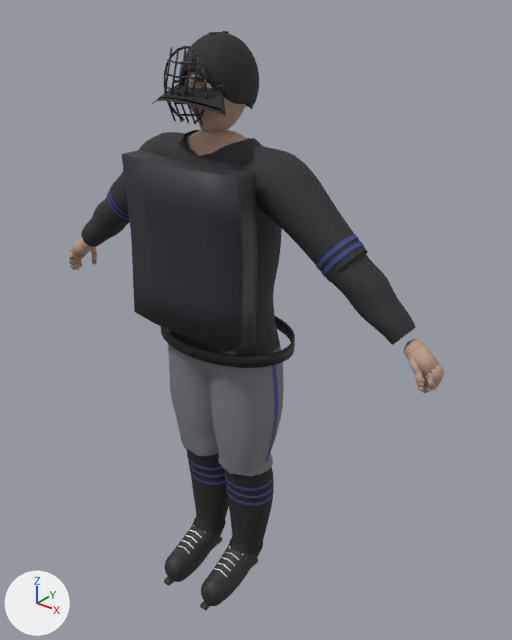
What one commit did to the glTF model assets/optimized/players/player_umpire.glb.
The view is the same before and after, from a 50 mm camera at (1.362, -1.539, 2.0) aimed at (0.075, 0.07, 1.003). Every picture has the same lights, and +X, +Y and +Z are marked at lower left. The first picture is the older version. Vertices at exactly the same position are counted once.

The first picture shows 'Cleats', 'Gear_Belt', 'Gear_Cap', 'Gear_CatcherMask', 'Gear_ChestProtector', 'Gear_Piping', 'Hand_L', 'Hand_R', 'Head', 'Jersey', 'Pants', 'Socks', 'Undershirt' and 3 more.
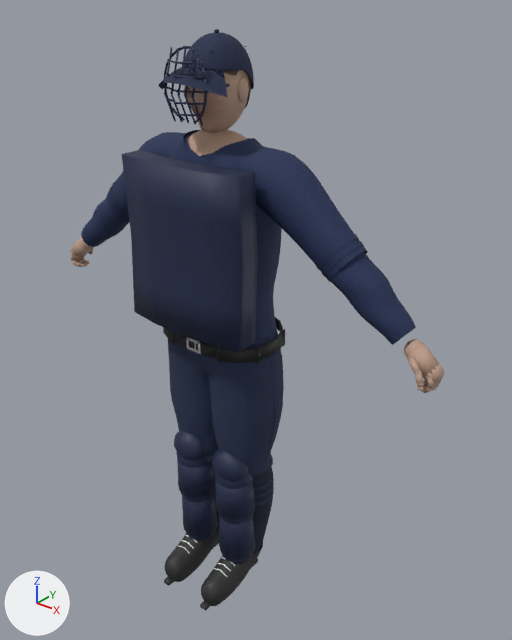
Pixel boxes (x1, y1, x2, y2) of what changed, in the pictures (512 x 640 px; the box of a moved part takes in the faces that stretch with it):
'Gear_ChestProtector', surface changed
    both: (122, 150, 258, 351)
'Jersey', surface changed
    both: (106, 132, 368, 349)
'Pants', surface changed (grey to blue)
    both: (168, 344, 284, 476)
'Undershirt', surface changed
    both: (81, 133, 416, 345)
'Gear_Cap', surface changed, reshaped (11% narrower, 20% shorter)
    before: (152, 31, 259, 116)
    after: (159, 29, 254, 97)
'Gear_ShinGuard_L', added (blue)
    after: (212, 449, 255, 564)
'Gear_ShinGuard_R', added (blue)
    after: (174, 430, 218, 541)
'Gear_Belt', reshaped (9% narrower, 11% shorter)
    before: (161, 315, 295, 368)
    after: (163, 317, 285, 364)
'Gear_Piping', surface changed, recoloured
    both: (107, 183, 364, 506)
'Gear_CatcherMask', surface changed
    both: (164, 46, 208, 119)
'Hand_R', reshaped (17% narrower, 9% shorter)
    before: (69, 237, 97, 270)
    after: (70, 237, 93, 267)
'Gear_BeltBuckle', added
    after: (186, 337, 201, 354)
part 1 of me_g_011, moved or reshaped (not visible afterwards)
    before: (185, 345, 194, 357)
part 2 of me_g_011, rebuilt
    before: (161, 315, 295, 368)
    after: (163, 317, 285, 363)
part 3 of me_g_011, added
    after: (216, 329, 285, 364)
part 4 of me_g, deleted
    before: (152, 84, 226, 116)
part 5 of me_g, moved or reshaped
    before: (179, 31, 259, 104)
    after: (159, 32, 254, 97)
part 6 of me_hand_r_ball, deleted
    before: (71, 254, 97, 270)
part 7 of me_body_002, built on (mostly hidden afterwards)
    before: (170, 330, 280, 355)
    after: (245, 332, 278, 349)
'Socks', unchanged, covered by the edit
    before: (186, 449, 273, 554)
    after: (212, 455, 273, 553)

The change, as a list of edits to the scene's bpy script:
```text
Change mat_cap:
    where n2 = _N.new('ShaderNodeMix'); n2.name = 'Mix'
    n2.inputs[7].default_value: (0.02, 0.02, 0.02, 1.0) -> (0.012, 0.022, 0.07, 1.0)  # 'B', black #272727 -> 'B', dark blue #1d294b
Change mat_catcher_gear:
    where n2 = _N.new('ShaderNodeMix'); n2.name = 'Mix'
    n2.inputs[7].default_value: (0.03, 0.03, 0.04, 1.0) -> (0.015, 0.025, 0.08, 1.0)  # 'B', dark grey #303038 -> 'B', dark blue #212c50
Change mat_uniform_undershirt:
    where n2 = _N.new('ShaderNodeMix'); n2.name = 'Mix'
    n2.inputs[7].default_value: (0.03, 0.03, 0.035, 1.0) -> (0.015, 0.03, 0.1, 1.0)  # 'B', dark grey #303035 -> 'B', dark blue #213059
Change mat_uniform_pants:
    where n2 = _N.new('ShaderNodeMix'); n2.name = 'Mix'
    n2.inputs[7].default_value: (0.22, 0.23, 0.25, 1.0) -> (0.02, 0.035, 0.09, 1.0)  # 'B', grey #818489 -> 'B', dark blue #273555
Change me_g_011:
    remove me_g_011.from_pydata(...)  # 200 vertices, 396 faces; spans x -0.246..0.246, y -0.166..0.178, z 0.942..0.982
    add me_g_011.from_pydata(...)  # 208 vertices, 388 faces; spans x -0.211..0.21, y -0.145..0.159, z 0.947..1.002
    me_g_011 part 1: the loose piece of 8 vertices spanning x -0.015..0.015, y -0.166..-0.158, z 0.947..0.977 is scaled about its middle by (0.498, 0.552, 1.8), then moved by (0.0, 0.317, 0.013)
    me_g_011 part 2: the loose piece of 192 vertices spanning x -0.246..0.246, y -0.162..0.178, z 0.942..0.982 is rebuilt with 152 vertices and now spans x -0.211..0.21, y -0.145..0.159, z 0.951..1.001
    me_g_011 part 3: 24 vertices added at x 0.089..0.199, y -0.141..0.078, z 0.947..1.002
    other edits to the shape of me_g_011 do not show in these pictures
Change me_g:
    remove me_g.from_pydata(...)  # 6686 vertices, 13234 faces; spans x -0.136..0.136, y -0.184..0.124, z 1.677..1.866
    add me_g.from_pydata(...)  # 3803 vertices, 7536 faces; spans x -0.118..0.118, y -0.181..0.106, z 1.712..1.872
    me_g part 4: the loose piece of 396 vertices spanning x -0.136..0.136, y -0.184..-0.076, z 1.678..1.734 is deleted
    me_g part 5: 14 vertices moved within x -0.05..0.05, y -0.009..0.008, z 1.84..1.863; 6055 vertices removed from x -0.102..0.102, y -0.112..0.124, z 1.677..1.866; 3494 vertices added at x -0.118..0.118, y -0.181..0.106, z 1.712..1.863
    other edits to the shape of me_g do not show in these pictures
Change me_gear_piping:
    where me_gear_piping.from_pydata(...)  # 824 vertices, 818 faces; spans x -0.475..0.477, y -0.151..0.094, z 0.354..1.456
    remove me_gear_piping.materials.append(mat_piping)
    add me_gear_piping.materials.append(mat_uniform_undershirt)
Change me_hand_r_ball:
    remove me_hand_r_ball.from_pydata(...)  # 1908 vertices, 3636 faces; spans x -0.753..-0.635, y -0.03..0.049, z 0.992..1.148
    add me_hand_r_ball.from_pydata(...)  # 1908 vertices, 3636 faces; spans x -0.747..-0.635, y -0.03..0.06, z 1.014..1.148
    me_hand_r_ball part 6: 12 loose pieces with 560 vertices, spanning x -0.751..-0.662, y -0.027..0.049, z 0.995..1.074, are deleted
    other edits to the shape of me_hand_r_ball do not show in these pictures
Change me_body_002:
    remove me_body_002.from_pydata(...)  # 965 vertices, 1839 faces; spans x -0.488..0.491, y -0.147..0.144, z 0.933..1.592
    add me_body_002.from_pydata(...)  # 949 vertices, 1813 faces; spans x -0.488..0.491, y -0.147..0.139, z 0.968..1.592
    me_body_002 part 7
    35 vertices are removed from x -0.177..0.176, y -0.126..0.144, z 0.933..0.969
    70 faces are deleted
    6 vertices move from x -0.192..0.193, y -0.124..0.017, z 0.954..0.957 to x -0.19..0.19, y -0.123..0.016, z 0.968..0.97
    19 vertices are added at x -0.176..0.174, y -0.126..0.139, z 0.968..0.97
    44 new faces join them
Add ob_gear_shinguard_r:
    ob_gear_shinguard_r = bpy.data.objects.new('Gear_ShinGuard_R', me_g_003)  # 602 vertices, 1176 faces; spans x -0.16..-0.02, y -0.138..0.012, z 0.087..0.59
    ob_gear_shinguard_r.location = (0.0, 0.0, 0.0)
Add ob_gear_shinguard_l:
    ob_gear_shinguard_l = bpy.data.objects.new('Gear_ShinGuard_L', me_g_002_1)  # 602 vertices, 1176 faces; spans x 0.02..0.16, y -0.138..0.012, z 0.087..0.59
    ob_gear_shinguard_l.location = (0.0, 0.0, 0.0)
Add ob_gear_beltbuckle:
    ob_gear_beltbuckle = bpy.data.objects.new('Gear_BeltBuckle', me_gear_beltbuckle)  # 32 vertices, 60 faces; spans x -0.028..0.028, y -0.1462..-0.1387, z 0.9549..0.9955; in mat_buckle (white #e5e5e7)
    ob_gear_beltbuckle.location = (0.0, 0.0, 0.0)
```
